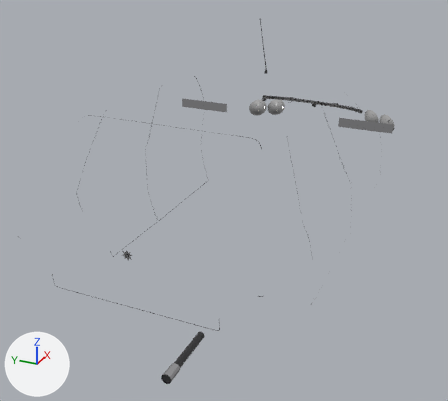
The glTF model veiculos/sketchfab/detalhe/furgaozinho/furgaozinho_detalhe.glb as it was, and as the next commit left it.
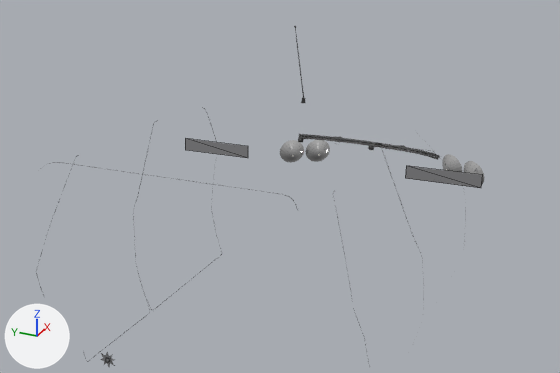
There are two pictures of each version: one whole from a 50 mm camera at (-3.85, -1.5, 2.34) aimed at (-0.2, 0.14, 0.51), one close up on the part from 11% to 100% of the width and 0% to 66% of the height. The lights are fixed; the arrows at lower left show +X, +Y and +Z. The first two pictures are the older version. The close-ups show mesh edges as thin lines. Vertices at exactly the same position are counted once.

Names of what the first close-up shows: 'det_body', 'det_headlight_left', 'det_headlight_right', 'det_mirror_left', 'det_mirror_right' and 5 more.
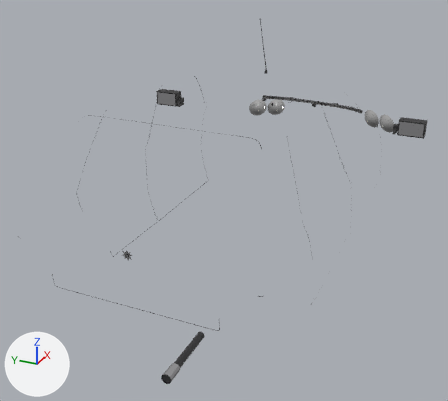
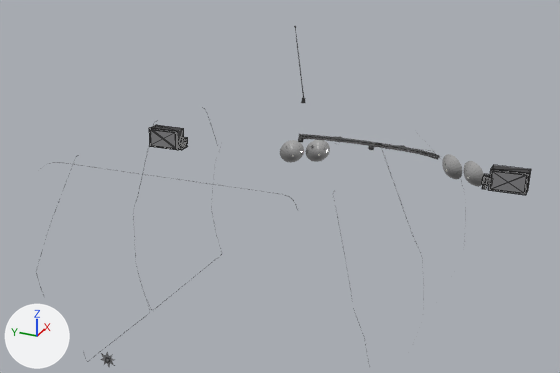
Changed parts and their boxes (x1, y1, x2, y2) in the close-ups (560 x 373 px):
'det_mirror_right', reshaped (37% narrower, 35% taller)
    before: (405, 166, 483, 188)
    after: (482, 165, 531, 195)
'det_mirror_left', reshaped (38% narrower, 24% taller)
    before: (185, 138, 248, 158)
    after: (149, 125, 188, 150)

Edits to the bpy script that builds the scene:
```text
Change me_det_mirror_left:
    used by ob_det_mirror_left; location = (0.0, 0.0, 0.0)
    remove me_det_mirror_left.from_pydata(...)  # 4 vertices, 2 faces; spans x 0.544, y 0.45..0.851, z 0.916..0.986
    add me_det_mirror_left.from_pydata(...)  # 46 vertices, 68 faces; spans x 0.511..0.613, y 0.856..1.076, z 0.918..1.028
    me_det_mirror_left part 1: the whole mesh is rebuilt
    add me_det_mirror_left.materials.append(mat_chassi)  # dark grey #2f2f30
Change me_det_mirror_right:
    used by ob_det_mirror_right; location = (0.0, 0.0, 0.0)
    remove me_det_mirror_right.from_pydata(...)  # 4 vertices, 2 faces; spans x 0.544, y -0.852..-0.457, z 0.916..0.986
    add me_det_mirror_right.from_pydata(...)  # 46 vertices, 68 faces; spans x 0.51..0.612, y -1.076..-0.856, z 0.918..1.028
    me_det_mirror_right part 2: the whole mesh is rebuilt
    add me_det_mirror_right.materials.append(mat_chassi)  # dark grey #2f2f30
```
